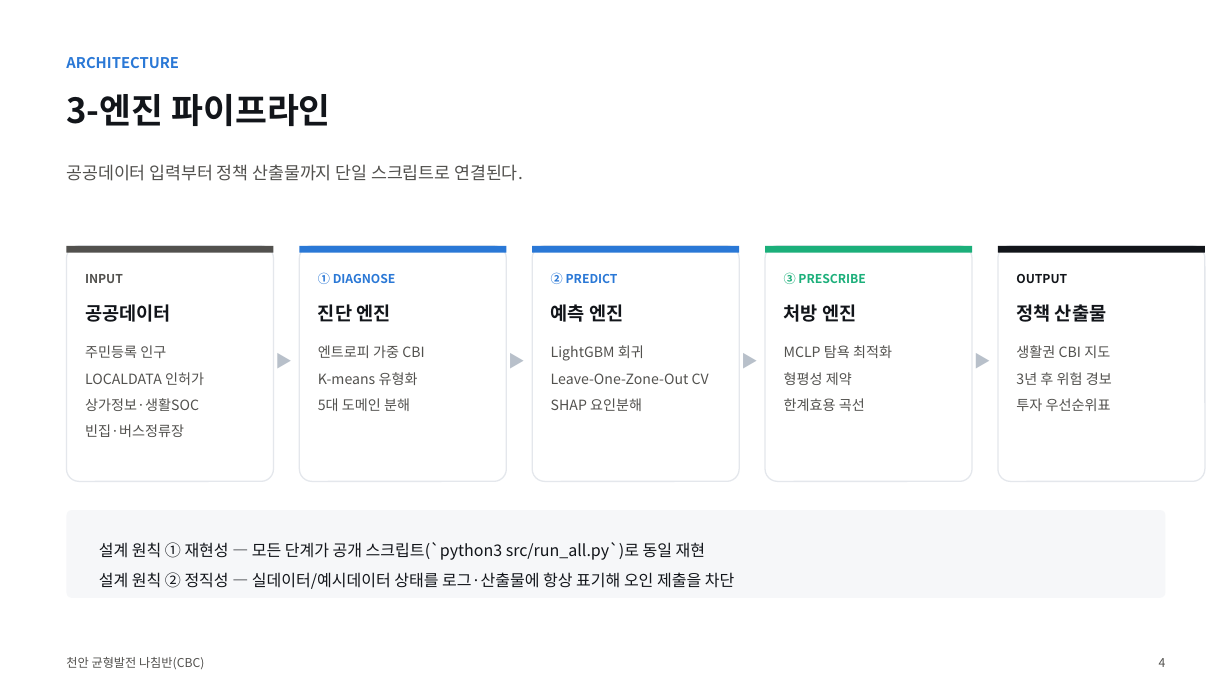
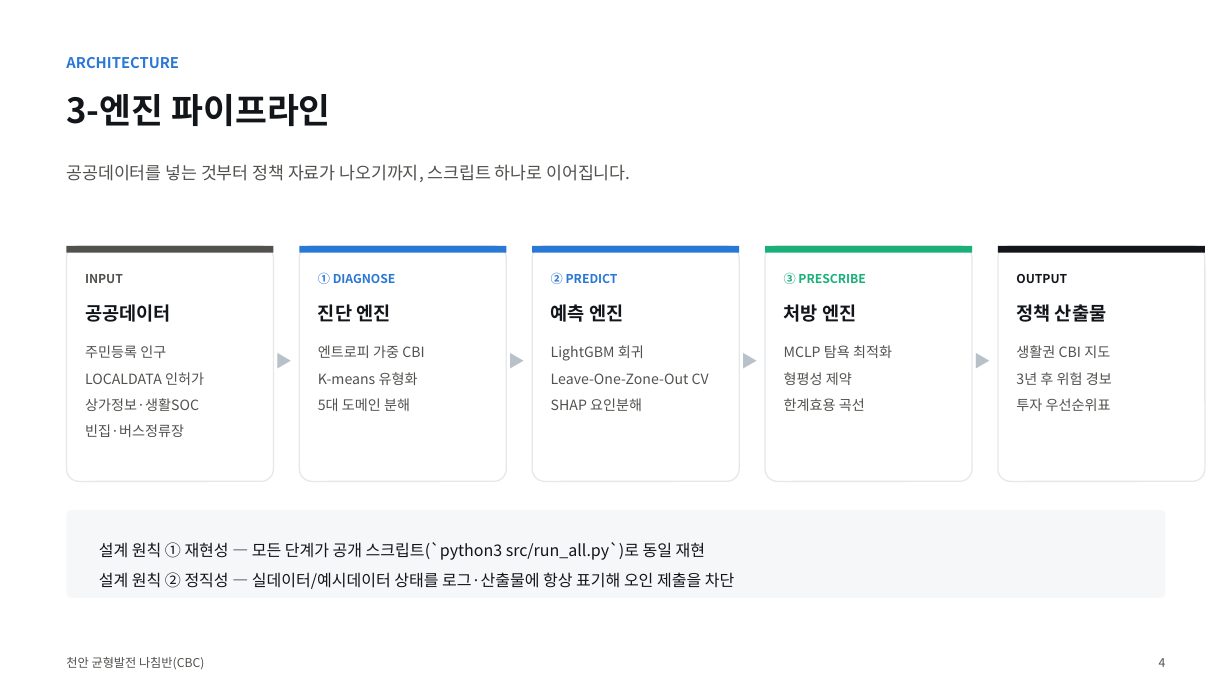
Before and after one commit to BioCode67/2026-AI-, a slide deck: slide 5 of deliverables/기획서_천안균형발전나침반_CBC.pptx. Drawn at 1232x693 pixels with LibreOffice and Linux fonts; fonts in the diff are those of the drawing. Boxes give left, top, right and bottom in pixels: in the first picture for what was removed or moved away, otherwise in the second. Text is boxed around its words. In the diff, an @@ line names an element or a change of style, - is before the commit and + after.

```diff
--- a/deliverables/기획서_천안균형발전나침반_CBC.pptx
+++ b/deliverables/기획서_천안균형발전나침반_CBC.pptx
@@ text at box(66, 164, 630, 182): text changed @@
-공공데이터 입력부터 정책 산출물까지 단일 스크립트로 연결된다.
+공공데이터를 넣는 것부터 정책 자료가 나오기까지, 스크립트 하나로 이어집니다.
```
Also in this commit, not shown: 12 other slides changed, 1 slide added, 4 other files.
